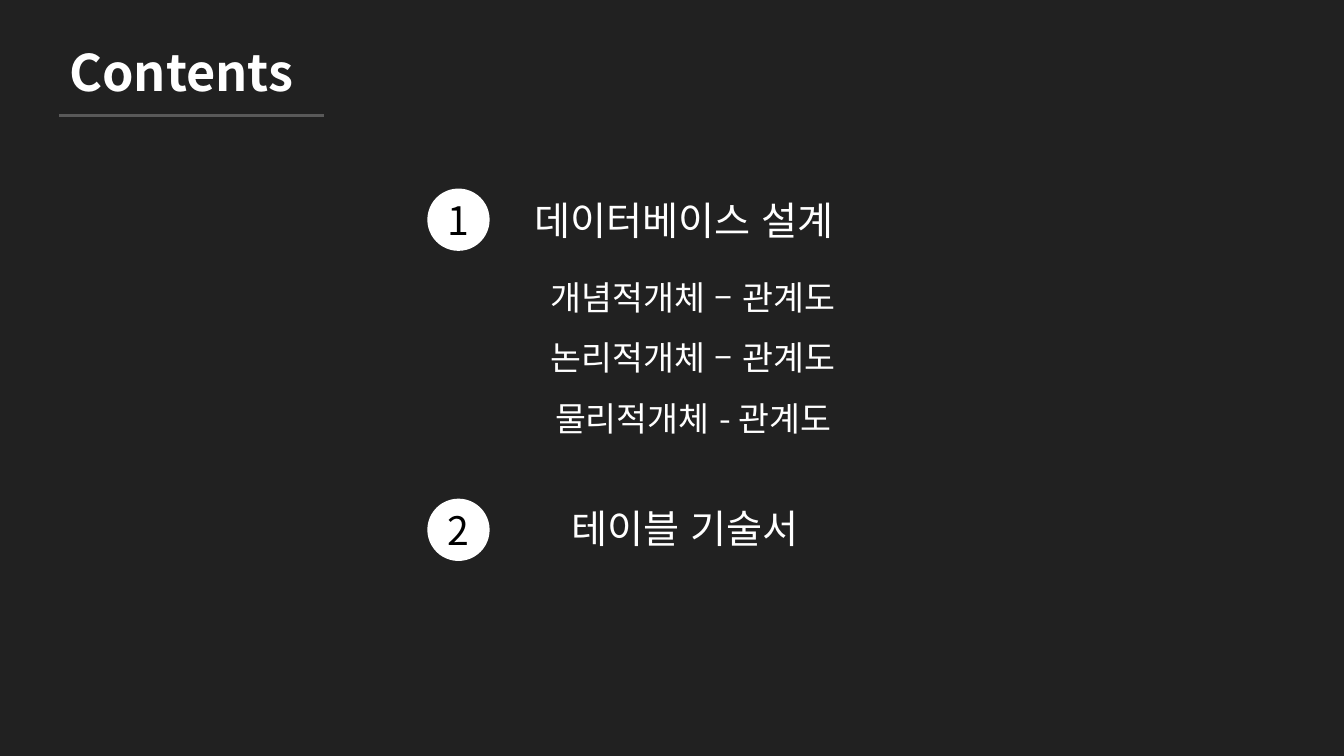
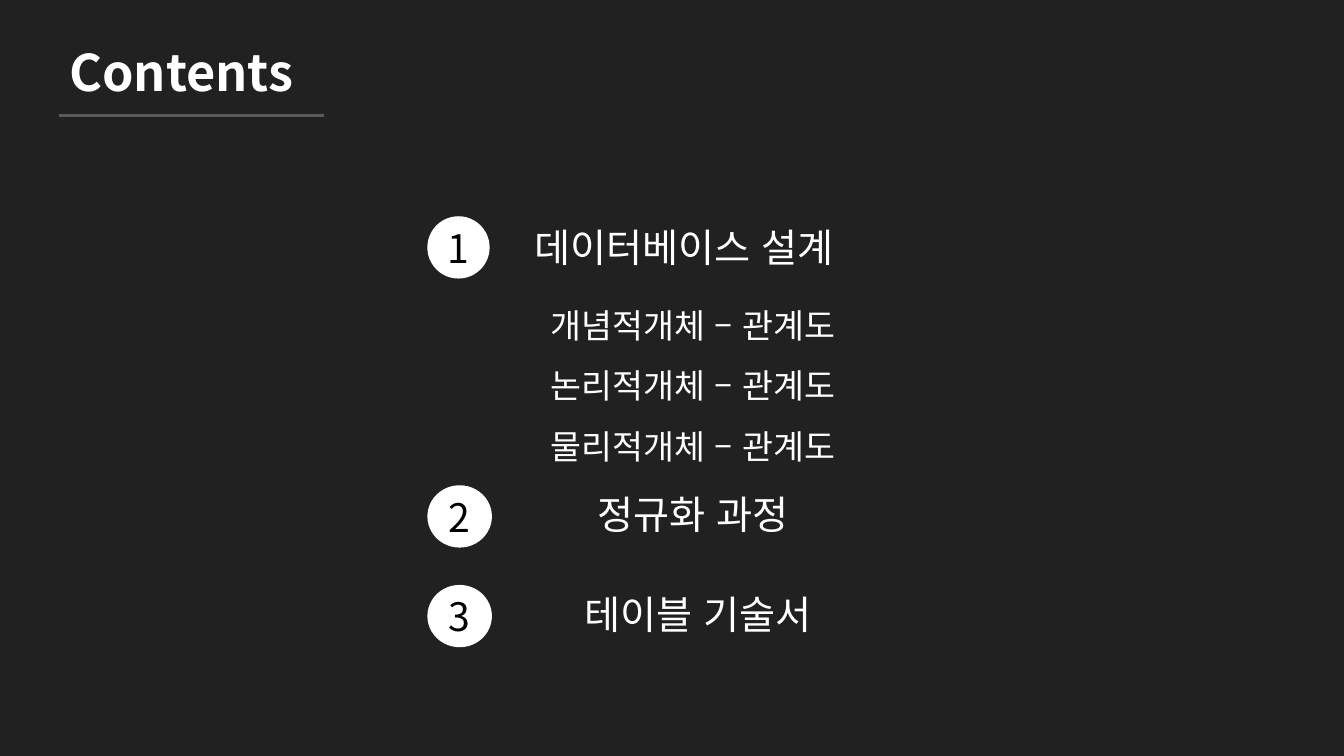
Before and after one commit to me0768/KHFinalProject, a slide deck: slide 2 of 보고서/DataBase설계서_Final_Project.pptx. Drawn at 1344x756 pixels with LibreOffice and Linux fonts; fonts in the diff are those of the drawing. Boxes give left, top, right and bottom in pixels: in the first picture for what was removed or moved away, otherwise in the second. Text is boxed around its words. In the diff, an @@ line names an element or a change of style, - is before the commit and + after.

Commit message:
db설계보고서

```diff
--- a/보고서/DataBase설계서_Final_Project.pptx
+++ b/보고서/DataBase설계서_Final_Project.pptx
@@ ellipse "1" moved from (x1=427, y1=189, x2=490, y2=251) to (x1=427, y1=217, x2=490, y2=279) @@
@@ text "데이터베이스 설계" moved from (x1=534, y1=202, x2=833, y2=238) to (x1=534, y1=229, x2=833, y2=265) @@
@@ text "개념적개체 – 관계도" moved from (x1=551, y1=282, x2=835, y2=434) to (x1=551, y1=310, x2=835, y2=462) @@
@@ text at (x1=551, y1=431, x2=835, y2=462): text changed @@
-물리적개체 - 관계도
+물리적개체 – 관계도
@@ ellipse "2" moved from (x1=427, y1=499, x2=490, y2=562) to (x1=427, y1=485, x2=492, y2=547) @@
@@ text added at (x1=597, y1=496, x2=788, y2=532), 28 pt, text #FFFFFF @@
+정규화 과정
@@ ellipse added at (x1=427, y1=585, x2=492, y2=647), fill #FFFFFF, 28 pt, text #000000 @@
+3
@@ text "테이블 기술서" moved from (x1=572, y1=510, x2=799, y2=546) to (x1=585, y1=596, x2=812, y2=632) @@
```
Also in this commit, not shown: 3 other slides changed, 5 slides added.
